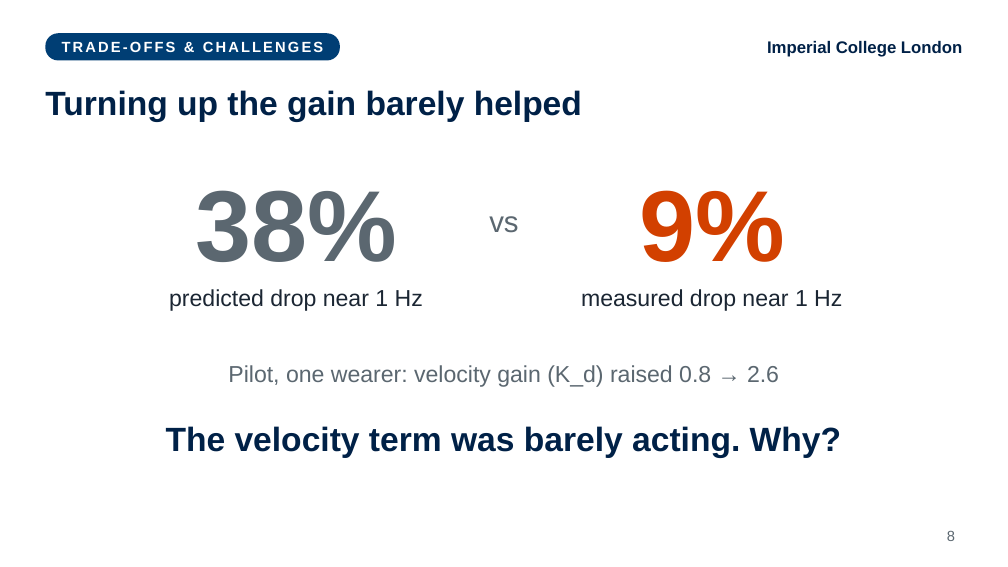
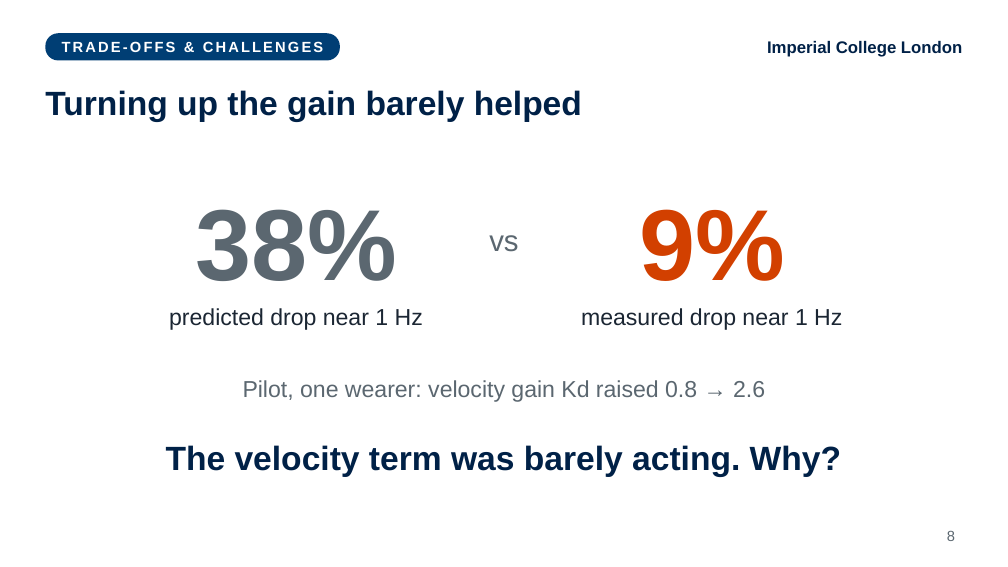
Before and after one commit to fechachris4/HumanSL_MAIN, a slide deck: slide 8 of presentation/World_Stable_Supernumerary_Effectors_Akabueze.pptx. Drawn at 1008x567 pixels with LibreOffice and Linux fonts; fonts in the diff are those of the drawing. Boxes give left, top, right and bottom in pixels: in the first picture for what was removed or moved away, otherwise in the second. Text is boxed around its words. In the diff, an @@ line names an element or a change of style, - is before the commit and + after.

```diff
--- a/presentation/World_Stable_Supernumerary_Effectors_Akabueze.pptx
+++ b/presentation/World_Stable_Supernumerary_Effectors_Akabueze.pptx
@@ text at [243,380,765,402]: text changed @@
-Pilot, one wearer: velocity gain (K_d) raised 0.8 → 2.6
+Pilot, one wearer: velocity gain Kd raised 0.8 → 2.6
@@ 6 texts: place and size @@
-6 texts at [166,190,842,458]
+6 texts at [166,209,842,477]
```
Also in this commit, not shown: 9 other slides changed, 1 other file.
